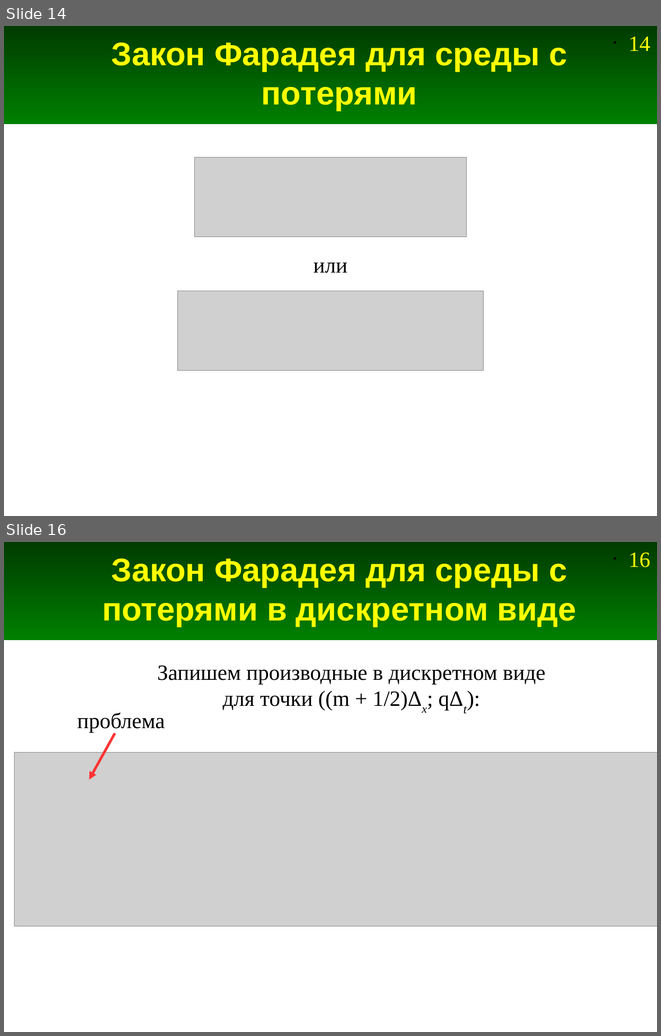
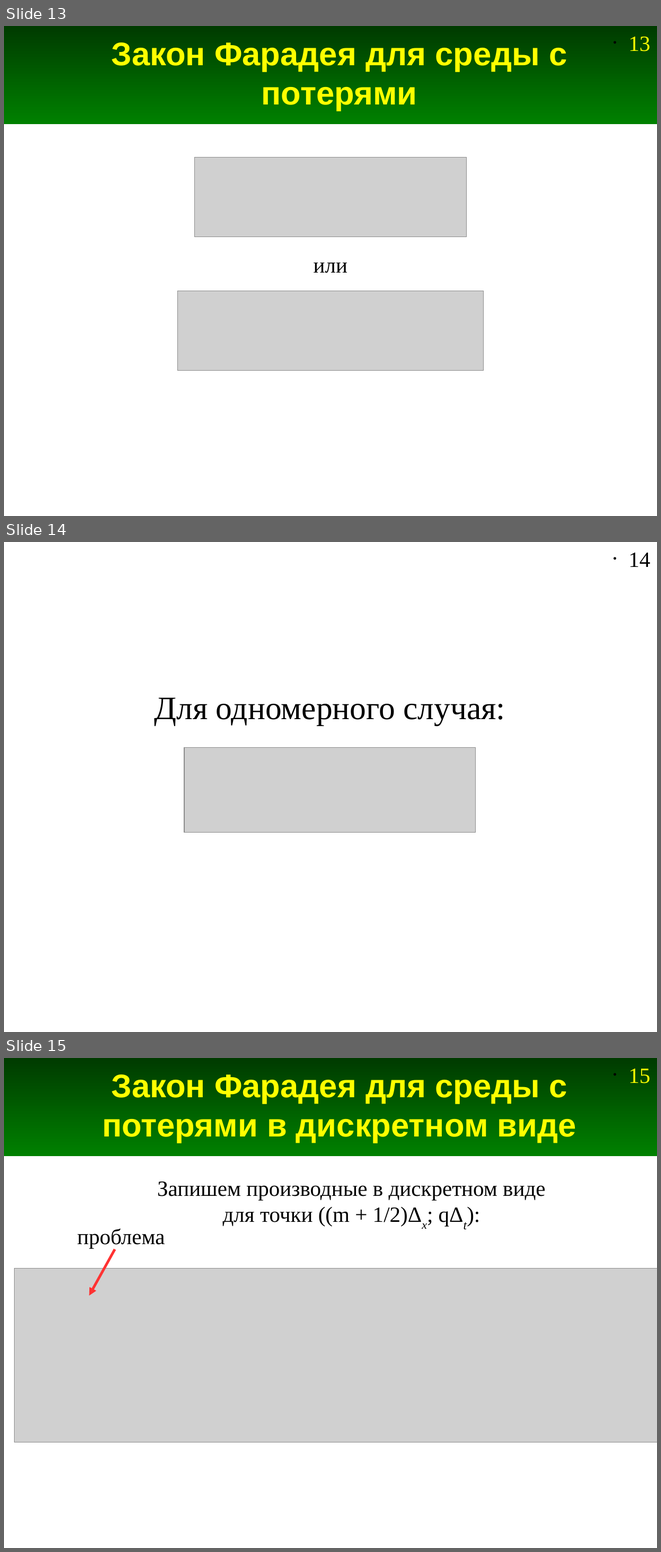
Before and after one commit to Jenyay/modelling, a slide deck: fdtd/presentations/07. FDTD-1D Loss.odp. Shown one above the other, each under a label of ours: slides 14 and 16 before the commit, slides 13, 14 and 15 after it; the slides between them are not shown. The pictures are 661x1036 and 661x1552 pixels, drawn with LibreOffice and Linux fonts; fonts in the diff are those of the drawing; grey boxes stand for pictures. Boxes give left, top, right and bottom in pixels: in the first picture for what was removed or moved away, otherwise in the second. Text is boxed around its words. In the diff, an @@ line names an element or a change of style, - is before the commit and + after.

```diff
--- a/fdtd/presentations/07. FDTD-1D Loss.odp
+++ b/fdtd/presentations/07. FDTD-1D Loss.odp
@@ slide 14 added at (4, 542, 657, 1032), background #FFFFFF; not listed: 1 template element that a slide beside it also shows @@
@@ text added at (154, 697, 505, 725), 36 pt, text #000000 @@
+Для одномерного случая:
@@ picture added at (184, 747, 476, 832) @@
@@ what was slide 14 is now slide 13 @@
@@ page number at (628, 36, 650, 51): text changed @@
-• 14
+• 13
@@ what was slide 16 is now slide 15 @@
@@ page number at (628, 1069, 650, 1083): text changed @@
-• 16
+• 15
```
Also in this commit, not shown: 1 slide changed, 4 other slides added, 6 slides removed, 1 other file.
